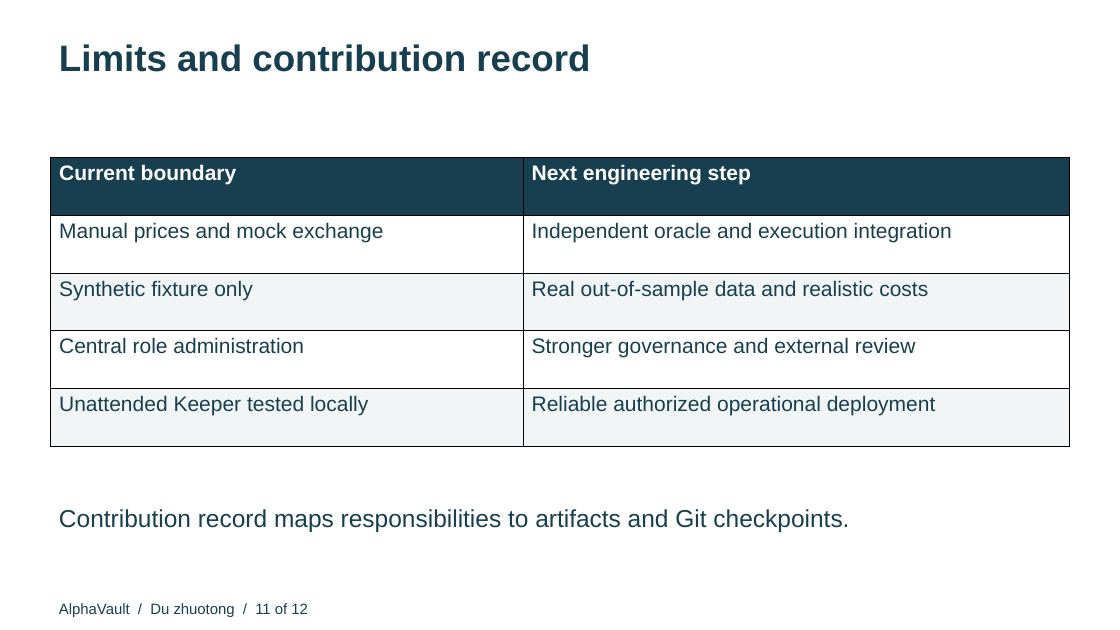
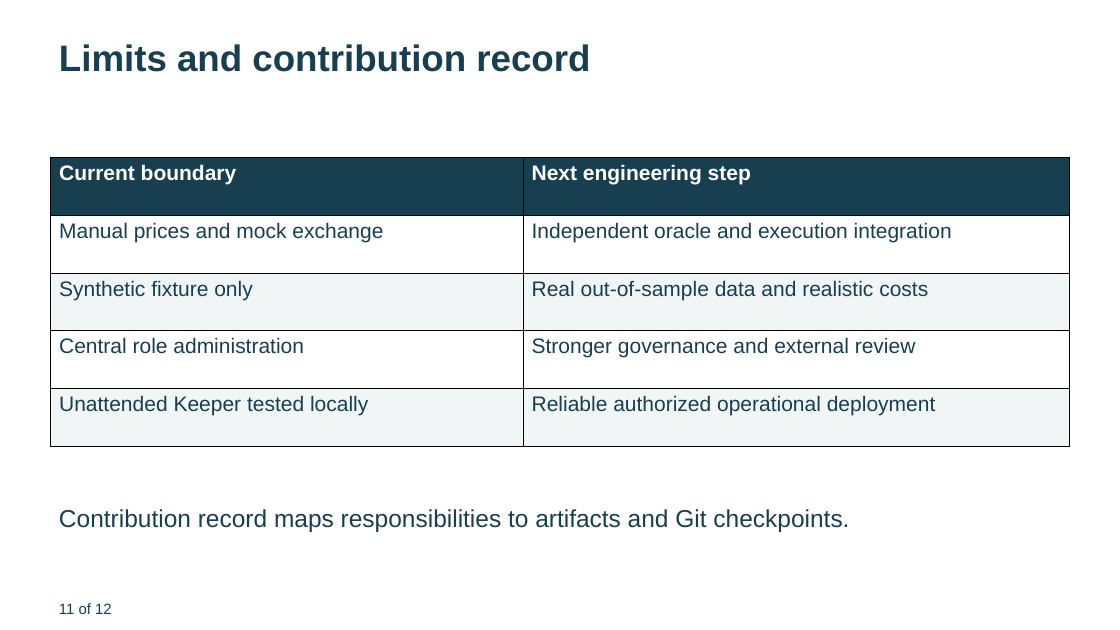
Before and after one commit to qwekker/alphavault-sc6113, a slide deck: slide 11 of submission/AlphaVault-Presentation.pptx. Drawn at 1120x630 pixels with LibreOffice and Linux fonts; fonts in the diff are those of the drawing. Boxes give left, top, right and bottom in pixels: in the first picture for what was removed or moved away, otherwise in the second. Text is boxed around its words. In the diff, an @@ line names an element or a change of style, - is before the commit and + after.

```diff
--- a/submission/AlphaVault-Presentation.pptx
+++ b/submission/AlphaVault-Presentation.pptx
@@ text at bbox=[59, 603, 112, 614]: text changed @@
-AlphaVault / Du zhuotong / 11 of 12
+11 of 12
```
Also in this commit, not shown: 11 other slides changed, 29 other files.
